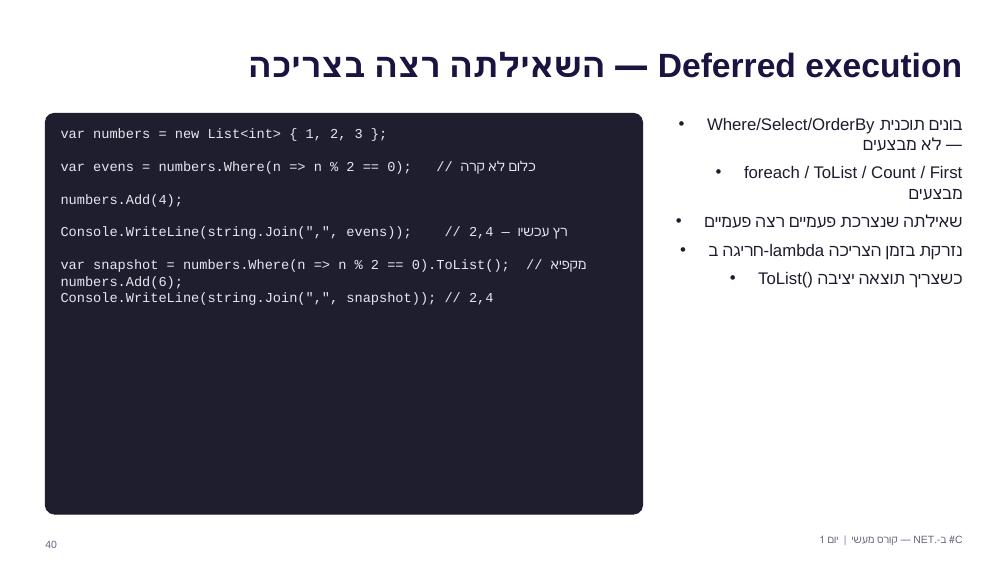
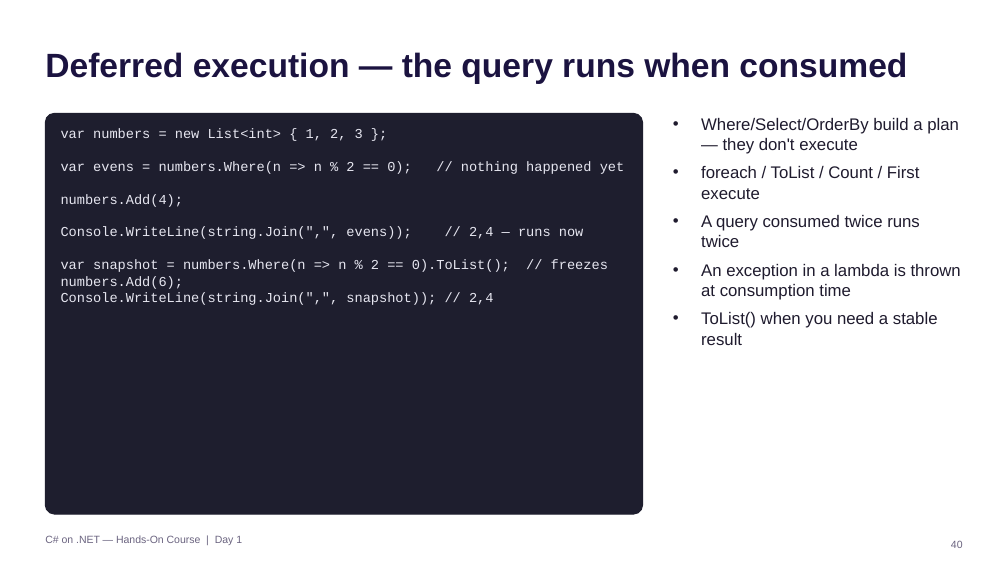
Before and after one commit to Lior1234yaa/csharp-course-day1, a slide deck: slide 40 of Day1-OOP-Collections-Exceptions/Slides/Day1.pptx. Drawn at 1008x567 pixels with LibreOffice and Linux fonts; fonts in the diff are those of the drawing. Boxes give left, top, right and bottom in pixels: in the first picture for what was removed or moved away, otherwise in the second. Text is boxed around its words. In the diff, an @@ line names an element or a change of style, - is before the commit and + after.

```diff
--- a/Day1-OOP-Collections-Exceptions/Slides/Day1.pptx
+++ b/Day1-OOP-Collections-Exceptions/Slides/Day1.pptx
@@ text at <box>45,52,907,84</box>: text changed @@
-Deferred execution — השאילתה רצה בצריכה
+Deferred execution — the query runs when consumed
@@ text at <box>701,118,961,345</box>: text changed @@
-• Where/Select/OrderBy בונים תוכנית — לא מבצעים
-• foreach / ToList / Count / First מבצעים
-• שאילתה שנצרכת פעמיים רצה פעמיים
-• חריגה ב-lambda נזרקת בזמן הצריכה
-• ToList() כשצריך תוצאה יציבה
+• Where/Select/OrderBy build a plan — they don't execute
+• foreach / ToList / Count / First execute
+• A query consumed twice runs twice
+• An exception in a lambda is thrown at consumption time
+• ToList() when you need a stable result
@@ text at <box>61,161,625,174</box>: text changed @@
-var evens = numbers.Where(n => n % 2 == 0); // כלום לא קרה
+var evens = numbers.Where(n => n % 2 == 0); // nothing happened yet
@@ text at <box>61,226,584,272</box>: text changed @@
-Console.WriteLine(string.Join(",", evens)); // 2,4 — רץ עכשיו
-var snapshot = numbers.Where(n => n % 2 == 0).ToList(); // מקפיא
+Console.WriteLine(string.Join(",", evens)); // 2,4 — runs now
+var snapshot = numbers.Where(n => n % 2 == 0).ToList(); // freezes
@@ text at <box>45,535,242,545</box>: text changed @@
-C# ב-.NET — קורס מעשי | יום 1
+C# on .NET — Hands-On Course | Day 1
@@ text "40": place and size @@
-text "40" at <box>45,541,57,548</box>
+text "40" at <box>951,540,963,548</box>
@@ text "40" at <box>951,540,963,548</box>: alignment left to right @@
```
Also in this commit, not shown: 33 other slides changed, 21 slides added, 21 slides removed, 37 other files.
